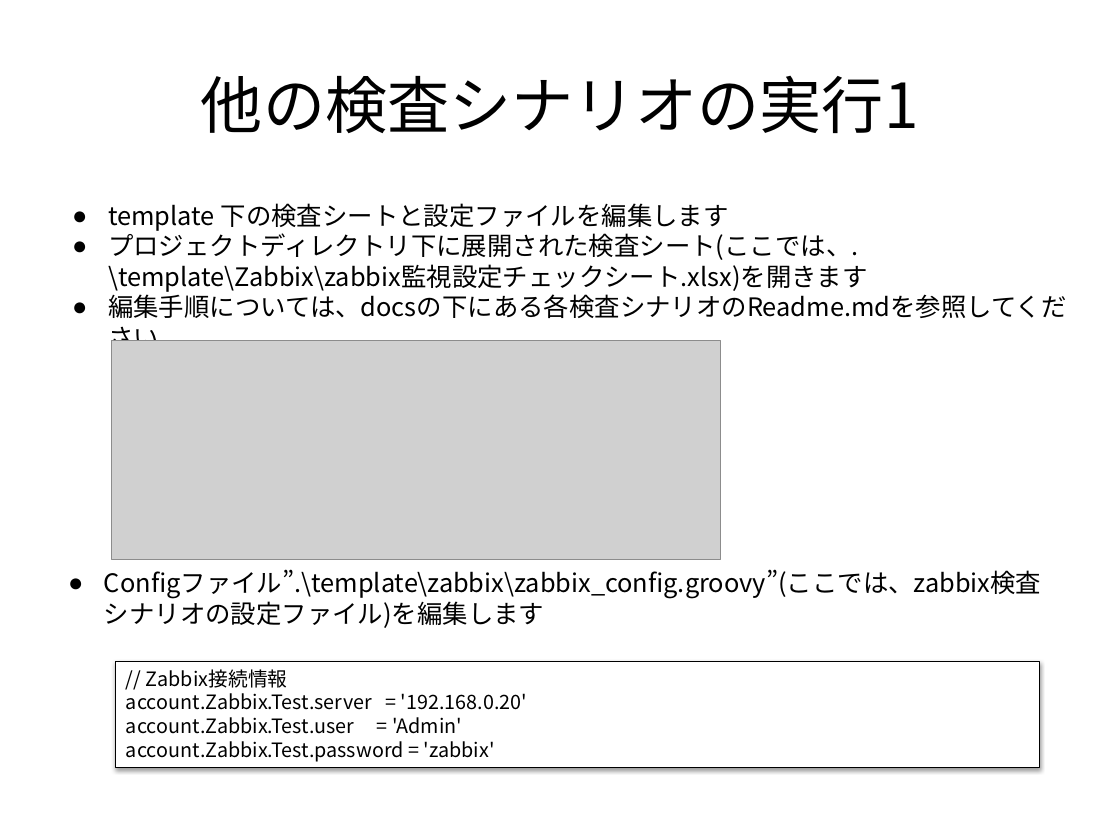
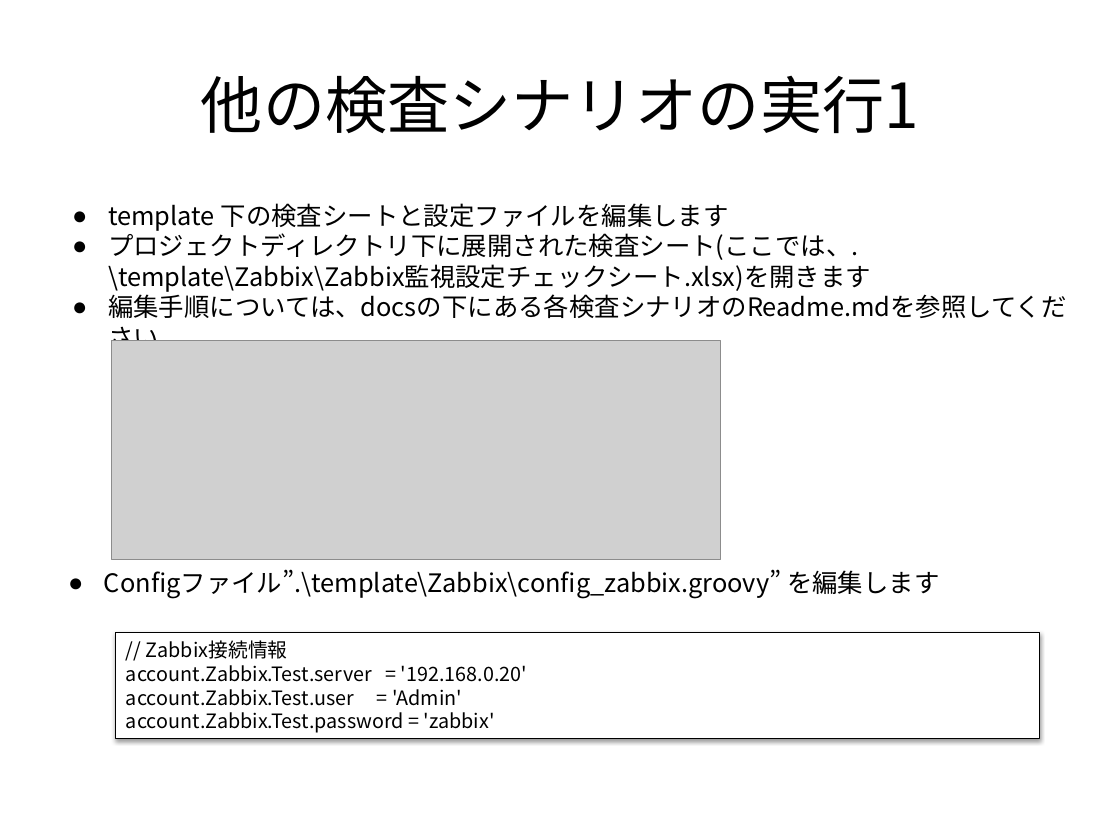
Before and after one commit to frsw3nr/gradle-server-acceptance, a slide deck: slide 72 of docs/jp/tutorial_test_pc.pptx (slide 70 before the commit). Drawn at 1120x840 pixels with LibreOffice and Linux fonts; fonts in the diff are those of the drawing; grey boxes stand for pictures. Boxes give left, top, right and bottom in pixels: in the first picture for what was removed or moved away, otherwise in the second. Text is boxed around its words. In the diff, an @@ line names an element or a change of style, - is before the commit and + after.

```diff
--- a/docs/jp/tutorial_test_pc.pptx
+++ b/docs/jp/tutorial_test_pc.pptx
@@ text at [108,229,871,292]: text changed @@
-● プロジェクトディレクトリ下に展開された検査シート(ここでは、.\template\Zabbix\zabbix監視設定チェックシート.xlsx)を開きます
+● プロジェクトディレクトリ下に展開された検査シート(ここでは、.\template\Zabbix\Zabbix監視設定チェックシート.xlsx)を開きます
@@ text at [104,569,939,599]: text changed @@
-● Configファイル”.\template\zabbix\zabbix_config.groovy”(ここでは、zabbix検査シナリオの設定ファイル)を編集します
+● Configファイル”.\template\Zabbix\config_zabbix.groovy” を編集します
@@ rectangle "// Zabbix接続情報": place and size @@
-rectangle "// Zabbix接続情報" at [116,662,1041,767]
+rectangle "// Zabbix接続情報" at [116,633,1041,739]
```
Also in this commit, not shown: 29 other slides changed, 2 slides added, 7 other files.
